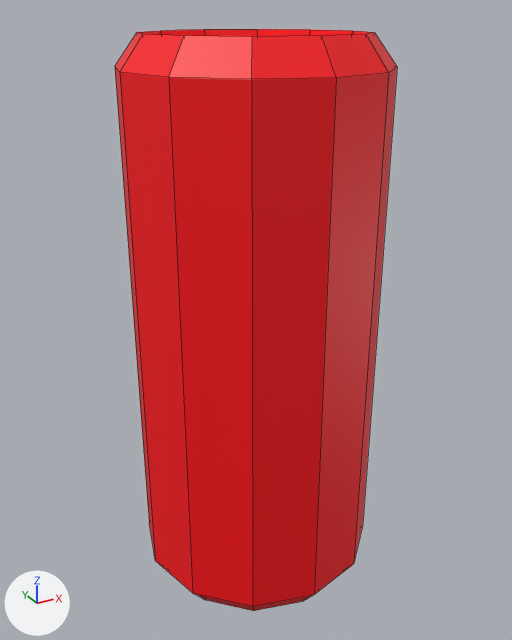
An edit to the Blender file TrasherVR/Assets/Models/Trash/metal3.blend, drawn before and after from the same camera.
One viewpoint serves both versions: a camera (50 mm lens) standing at (-1.31, -2.38, 1.22) and looking at (0.01, 0.01, 0.03). Lighting does not change. The marker at lower left points along +X, +Y and +Z. Mesh edges are drawn as thin lines.
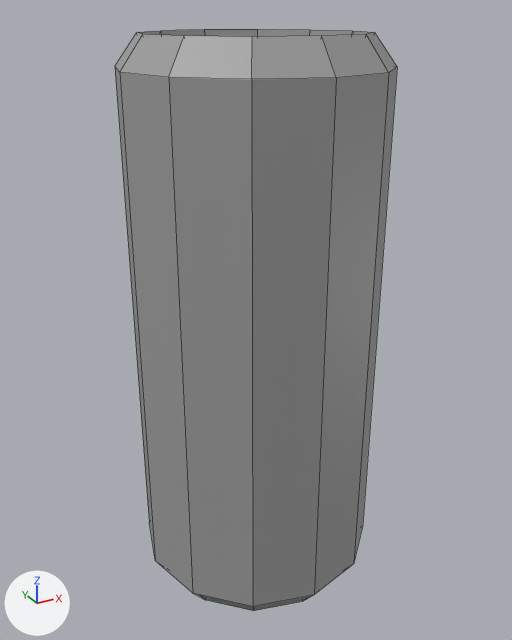
Scene script edits in JSON lines:
```json
{"op": "add", "block": "img_tex_metal_png", "code": ["img_tex_metal_png = load_image('tex_Metal.png', 'tex_Metal.png', 2, 2, 'sRGB')"]}
{"op": "add", "block": "mat_mat_metal3", "code": ["mat_mat_metal3 = principled_material('mat_Metal3')", "mat_mat_metal3.texture = img_tex_metal_png"]}
{"block": "me_cylinder", "where": "me_cylinder.from_pydata(...)  # 72 vertices, 62 faces; spans x -0.51..0.51, y -0.51..0.51, z -1.15..1.15"}
{"op": "remove", "block": "me_cylinder", "code": "me_cylinder.materials.append(mat_cokemat)  # red #ff0010"}
{"op": "add", "block": "me_cylinder", "code": "me_cylinder.materials.append(mat_mat_metal3)  # picture img_tex_metal_png"}
```

Where the change shows, as pixel boxes [x1, y1, x2, y2] in the pictures (512 x 640 px):
```json
{"object": "Cylinder", "change": "recoloured", "before": [115, 29, 397, 611], "after": [115, 29, 397, 611], "on screen": "red to grey"}
```
